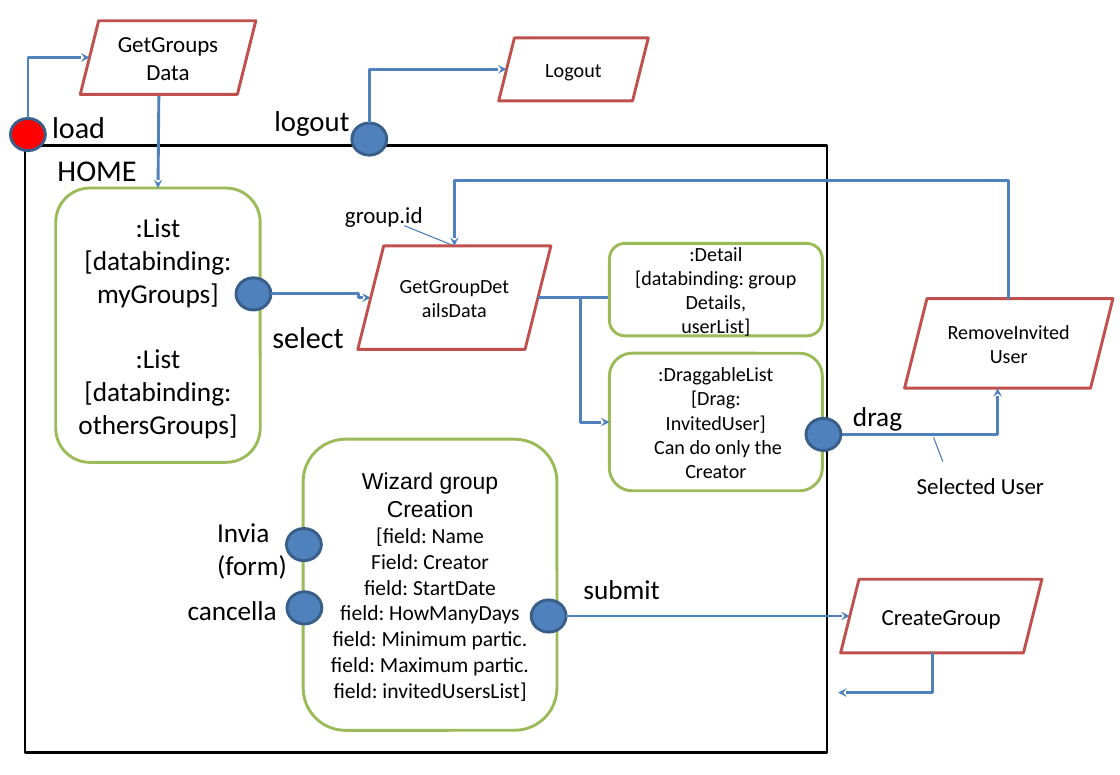
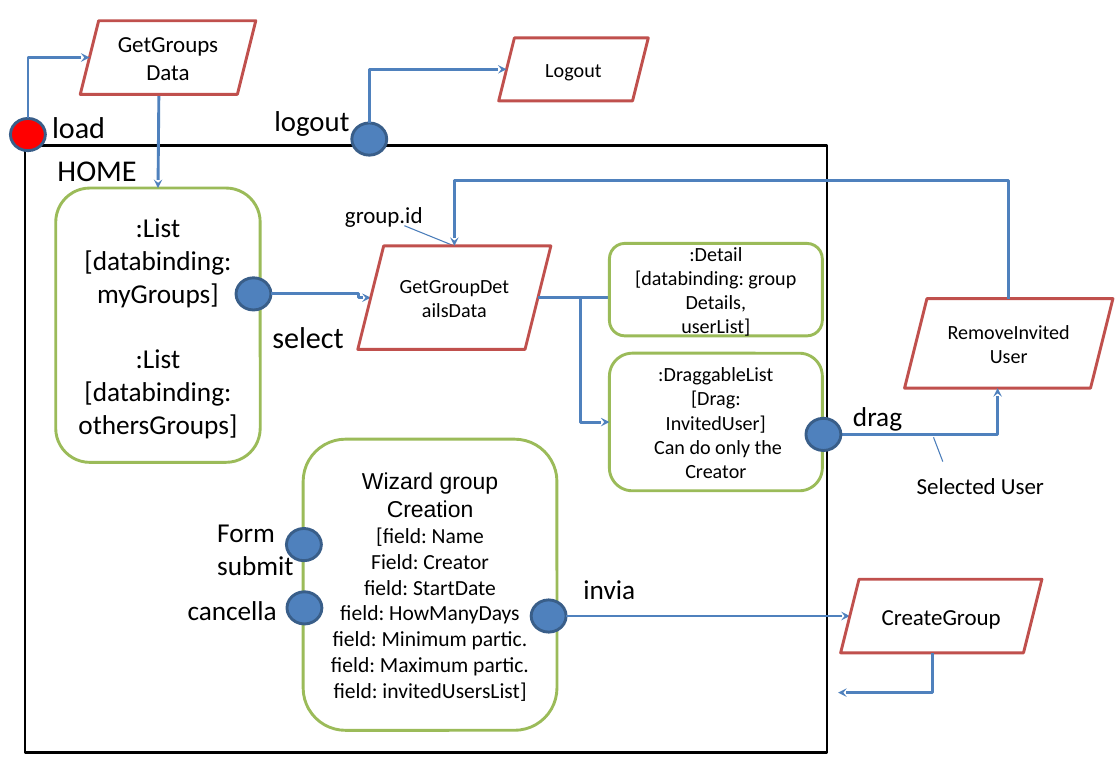
Before and after one commit to lucanotluka/Tecnologie-Informatiche-per-il-Web_-_Rich-Internet-Application, a slide deck: slide 9 of TIW-GruppiRIA.pptx. Drawn at 1120x775 pixels with LibreOffice and Linux fonts; fonts in the diff are those of the drawing. Boxes give left, top, right and bottom in pixels: in the first picture for what was removed or moved away, otherwise in the second. Text is boxed around its words. In the diff, an @@ line names an element or a change of style, - is before the commit and + after.

```diff
--- a/TIW-GruppiRIA.pptx
+++ b/TIW-GruppiRIA.pptx
@@ text at <box>217,524,293,576</box>: text changed @@
-Invia (form)
+Form submit
@@ text at <box>583,580,635,600</box>: text changed @@
-submit
+invia
```
Also in this commit, not shown: 4 other slides changed, 2 slides added, 2 slides removed.
